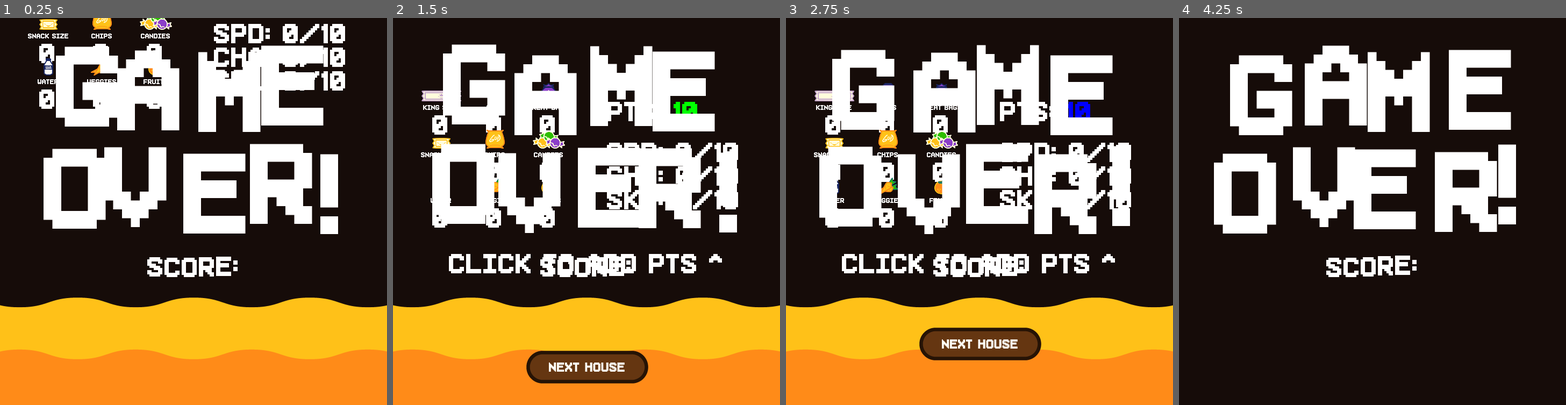
Above: before the commit, frames 1-4 (left to right).
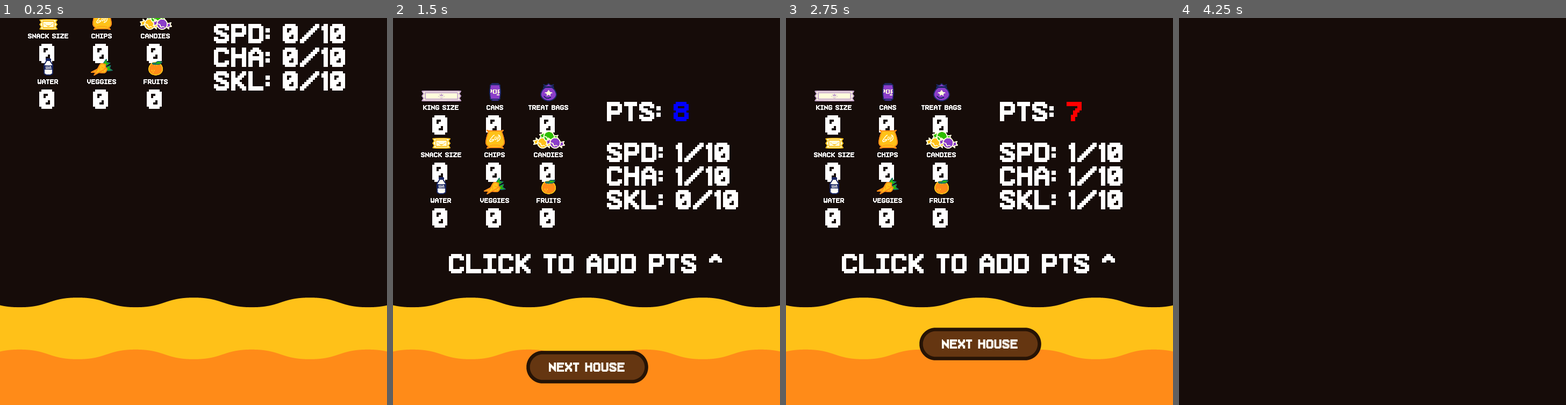
Above: after the commit, the same moments.

Repository: Aiwii/hackoween
Game: Godot game, scene res://Main.tscn
Same seed, same stepped clock (60 frames per second), same inputs: the game is played once before the commit and once after it.
Inputs (mouse positions are in pixels of both pictures, inside the frame that each line leads up to):
- Up to frame 1 (0.25 s): no input
- Up to frame 2 (1.5 s): click (683, 99) at 0.5 s; click (683, 176) at 1.25 s
- Up to frame 3 (2.75 s): click (1076, 199) at 2 s
- Up to frame 4 (4.25 s): click (1372, 343) at 2.75 s; click (1372, 354) at 3.5 s

The runs differ from the first frame. In frame 1, 19% of the frame differs, in the area x 11-88%, y 7-67%; in frame 2, 18%; in frame 3, 19%; in frame 4, 20%, in the area x 9-88%, y 7-67%.

Commit message:
almost done

Diff:
--- a/gamefiles/Main.gd
+++ b/gamefiles/Main.gd
@@ -418,3 +418,10 @@
 	tweenMUL.interpolate_property($Minigame/multiplier, "rect_scale", $Minigame/multiplier.rect_scale, Vector2(1, 1),0.3,Tween.TRANS_BACK,Tween.EASE_IN_OUT,0.25)
 	tweenMUL.start()
 	$Minigame/multiplier.bbcode_text = str("[center][tornado radius=15 freq=3][font=res://DFSS2.tres]x[/font]",m)
+
+
+func _on_PlayerStats_outoftime():
+	$GameOver.visible = true
+	curstate = states.END
+
+	var score
--- a/gamefiles/Main.tscn
+++ b/gamefiles/Main.tscn
@@ -1146,6 +1146,7 @@
 shape = SubResource( 16 )
 
 [node name="GameOver" type="Node2D" parent="."]
+visible = false
 
 [node name="RichTextLabel" type="RichTextLabel" parent="GameOver"]
 margin_right = 720.0
@@ -1157,7 +1158,7 @@
 text = "GAME
 OVER!"
 
-[node name="RichTextLabel2" type="RichTextLabel" parent="GameOver"]
+[node name="score" type="RichTextLabel" parent="GameOver"]
 margin_top = 432.0
 margin_right = 720.0
 margin_bottom = 496.0
@@ -1169,6 +1170,7 @@
 
 [connection signal="chachange" from="PlayerStats" to="." method="_on_PlayerStats_chachange"]
 [connection signal="changefail" from="PlayerStats" to="." method="_on_PlayerStats_changefail"]
+[connection signal="outoftime" from="PlayerStats" to="." method="_on_PlayerStats_outoftime"]
 [connection signal="sklchange" from="PlayerStats" to="." method="_on_PlayerStats_sklchange"]
 [connection signal="spdchange" from="PlayerStats" to="." method="_on_PlayerStats_spdchange"]
 [connection signal="pressed" from="OVERview/Control/UImain/AttsUI/SPD/SPDButton" to="PlayerStats" method="_on_SPDButton_pressed"]
